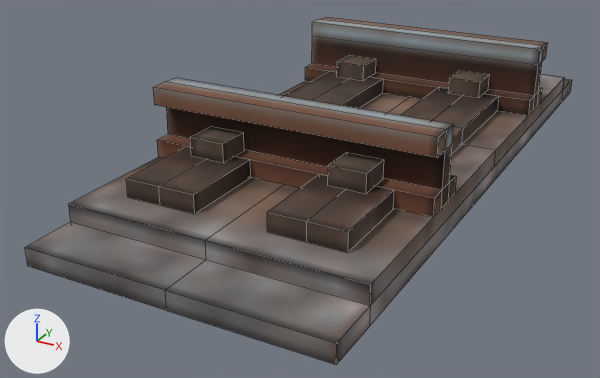
Renders of the OBJ model assets/immersiverailroading/models/track/voxel-meter-wood/voxel-meter-wood.obj from each side of a commit.
Before and after are seen from a camera (50 mm lens) standing at (1.22, -2.73, 1.17) and looking at (-0.16, -0.22, -0.08). Every picture has the same lights, and +X, +Y and +Z are marked at lower left. Mesh edges are drawn as thin lines. Where no turn or scale is listed for an object, it has been applied to the vertices.

The first picture shows 'RAIL_BASE', 'RAIL_LEFT', 'RAIL_RIGHT'.
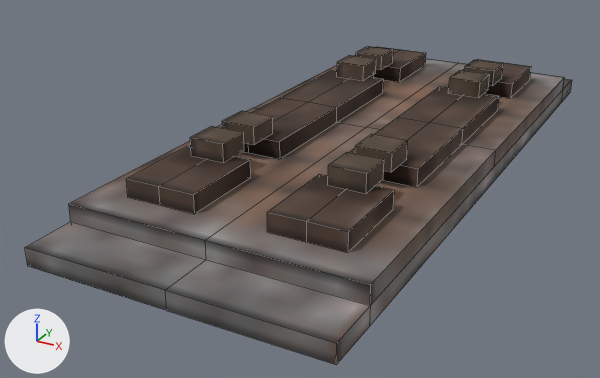
Where the change shows, as pixel boxes (x1, y1, x2, y2) in the pictures (600 x 378 px):
'RAIL_LEFT', deleted (brown): before (153, 78, 456, 217)
'RAIL_RIGHT', deleted: before (305, 17, 548, 115)

The change, as a list of edits to the scene's bpy script:
```text
Remove ob_rail_left:
    ob_rail_left = bpy.data.objects.new('RAIL_LEFT', me_rail_left)
    ob_rail_left.location = (0.0, 0.0, 0.0)
Remove ob_rail_right:
    ob_rail_right = bpy.data.objects.new('RAIL_RIGHT', me_rail_right)
    ob_rail_right.location = (0.0, 0.0, 0.0)
```
